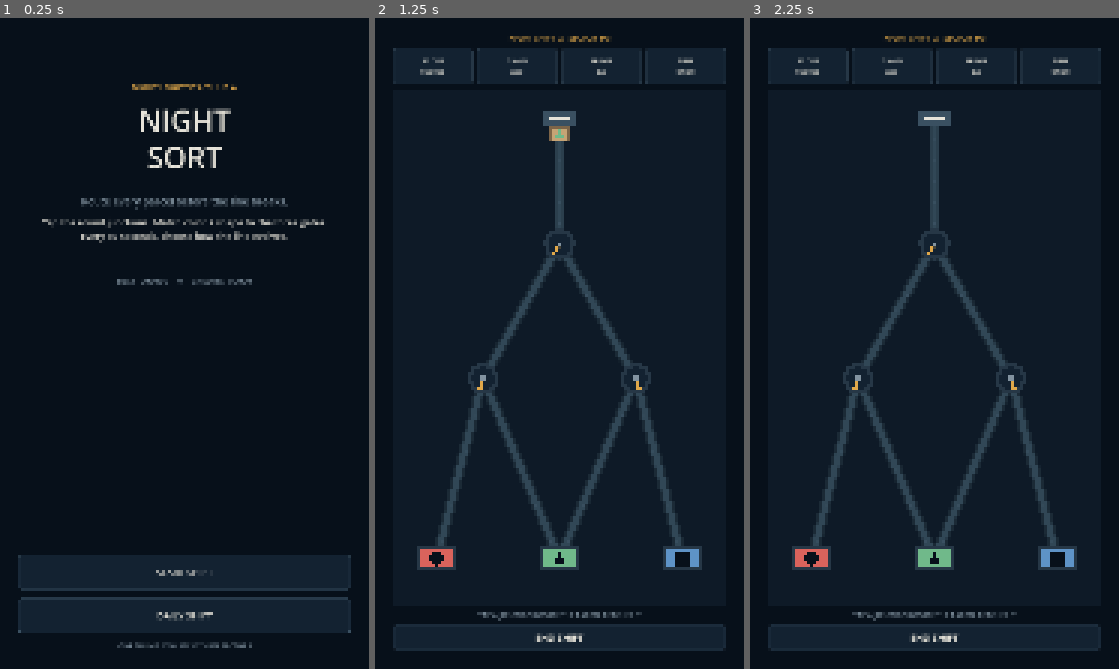
Above: before the commit, frames 1-3 (left to right).
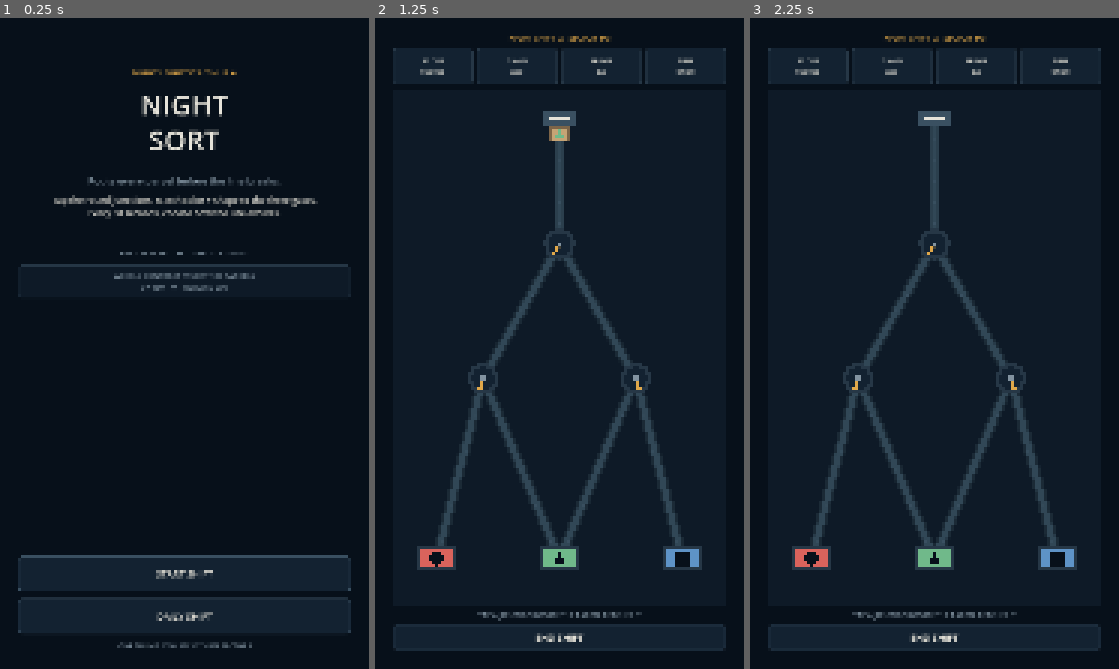
Above: after the commit, the same moments.

Repository: linkovme/night-sort
Game: Godot game, scene res://scenes/main.tscn
Same seed, same stepped clock (60 frames per second), same inputs: the game is played once before the commit and once after it.
Inputs:
- Up to frame 1 (0.25 s): no input
- Up to frame 2 (1.25 s): click "START SHIFT" at 0.5 s
- Up to frame 3 (2.25 s): click "END SHIFT" at 1.25 s; click "START SHIFT" at 2 s

The runs differ from the first frame. In frame 1, 5.8% of the frame differs, in the area x 4-96%, y 7-93%; in frame 2, nothing differs; in frame 3, nothing differs.

Commit message:
feat: add rotating weekly contracts

Diff:
--- a/game/scripts/main.gd
+++ b/game/scripts/main.gd
@@ -1,6 +1,8 @@
 extends Control
 
 enum ScreenState { MENU, RUN, RESULTS }
+
+const CONTRACT_BONUS := 500
 
 var save_data: Dictionary
 var current_state := ScreenState.MENU
@@ -9,6 +11,7 @@
 var last_delivered := 0
 var last_mistakes := 0
 var last_completed := false
+var last_contract_bonus := 0
 var run_phase := 1
 
 var content: Control
@@ -22,6 +25,8 @@
 
 func _ready() -> void:
 	save_data = SaveStore.load_data()
+	if _ensure_weekly_contract():
+		SaveStore.save_data(save_data)
 	_build_shell()
 	_show_menu()
 
@@ -51,22 +56,23 @@
 
 func _show_menu() -> void:
 	current_state = ScreenState.MENU
+	_ensure_weekly_contract()
 	_clear_content()
 
 	var root := VBoxContainer.new()
 	root.set_anchors_and_offsets_preset(Control.PRESET_FULL_RECT)
-	root.add_theme_constant_override("separation", 22)
+	root.add_theme_constant_override("separation", 20)
 	content.add_child(root)
 
 	var spacer_top := Control.new()
-	spacer_top.custom_minimum_size.y = 120
+	spacer_top.custom_minimum_size.y = 80
 	root.add_child(spacer_top)
 
 	var kicker := _label("NIGHT LOGISTICS // HUB A", 24, NightTheme.AMBER)
 	kicker.horizontal_alignment = HORIZONTAL_ALIGNMENT_CENTER
 	root.add_child(kicker)
 
-	var title := _label("NIGHT\nSORT", 86, NightTheme.TEXT)
+	var title := _label("NIGHT\nSORT", 82, NightTheme.TEXT)
 	title.horizontal_alignment = HORIZONTAL_ALIGNMENT_CENTER
 	title.add_theme_constant_override("line_spacing", -10)
 	root.add_child(title)
@@ -75,19 +81,19 @@
 	rule.modulate = NightTheme.STEEL_LIGHT
 	root.add_child(rule)
 
-	var subtitle := _label("Route every parcel before the line breaks.", 30, NightTheme.TEXT_DIM)
+	var subtitle := _label("Route every parcel before the line breaks.", 28, NightTheme.TEXT_DIM)
 	subtitle.horizontal_alignment = HORIZONTAL_ALIGNMENT_CENTER
 	subtitle.autowrap_mode = TextServer.AUTOWRAP_WORD_SMART
 	root.add_child(subtitle)
 
 	var instruction := _label(
 		"Tap the round junctions. Match color + shape to the three gates.\nEvery 30 seconds, choose how the line evolves.",
-		27,
+		25,
 		NightTheme.TEXT
 	)
 	instruction.horizontal_alignment = HORIZONTAL_ALIGNMENT_CENTER
 	instruction.autowrap_mode = TextServer.AUTOWRAP_WORD_SMART
-	instruction.custom_minimum_size.y = 150
+	instruction.custom_minimum_size.y = 135
 	root.add_child(instruction)
 
 	var stats := _label(
@@ -95,11 +101,29 @@
 			int(save_data["best_score"]),
 			int(save_data["total_credits"])
 		],
-		24,
+		23,
 		NightTheme.TEXT_DIM
 	)
 	stats.horizontal_alignment = HORIZONTAL_ALIGNMENT_CENTER
 	root.add_child(stats)
+
+	var contract_panel := PanelContainer.new()
+	var contract_style := StyleBoxFlat.new()
+	contract_style.bg_color = NightTheme.PANEL
+	contract_style.border_color = NightTheme.STEEL
+	contract_style.set_border_width_all(2)
+	contract_style.corner_radius_top_left = 8
+	contract_style.corner_radius_top_right = 8
+	contract_style.corner_radius_bottom_left = 8
+	contract_style.corner_radius_bottom_right = 8
+	contract_panel.add_theme_stylebox_override("panel", contract_style)
+	root.add_child(contract_panel)
+
+	var contract_label := _label(_contract_status_text(), 21, NightTheme.TEXT_DIM)
+	contract_label.horizontal_alignment = HORIZONTAL_ALIGNMENT_CENTER
+	contract_label.vertical_alignment = VERTICAL_ALIGNMENT_CENTER
+	contract_label.custom_minimum_size.y = 92
+	contract_panel.add_child(contract_label)
 
 	var spacer := Control.new()
 	spacer.size_flags_vertical = Control.SIZE_EXPAND_FILL
@@ -282,6 +306,11 @@
 	save_data["best_score"] = maxi(int(save_data["best_score"]), final_score)
 	if current_mode == "daily":
 		save_data["daily_best"] = maxi(int(save_data["daily_best"]), final_score)
+
+	last_contract_bonus = _update_weekly_contract(final_score, delivered)
+	if last_contract_bonus > 0:
+		save_data["total_credits"] = int(save_data["total_credits"]) + last_contract_bonus
+
 	SaveStore.save_data(save_data)
 	_show_results(earned)
 
@@ -295,7 +324,7 @@
 	content.add_child(root)
 
 	var spacer_top := Control.new()
-	spacer_top.custom_minimum_size.y = 190
+	spacer_top.custom_minimum_size.y = 150
 	root.add_child(spacer_top)
 
 	var status_text := "SHIFT COMPLETE" if last_completed else "LINE STOPPED"
@@ -312,18 +341,18 @@
 	big_score.horizontal_alignment = HORIZONTAL_ALIGNMENT_CENTER
 	root.add_child(big_score)
 
-	var summary := _label(
-		"SORTED  %03d\nERRORS  %d\nCREDITS  +%d\nBEST  %06d" % [
-			last_delivered,
-			last_mistakes,
-			earned,
-			int(save_data["best_score"])
-		],
-		30,
-		NightTheme.TEXT_DIM
-	)
+	var summary_text := "SORTED  %03d\nERRORS  %d\nCREDITS  +%d\nBEST  %06d" % [
+		last_delivered,
+		last_mistakes,
+		earned,
+		int(save_data["best_score"])
+	]
+	if last_contract_bonus > 0:
+		summary_text += "\nWEEKLY BONUS  +%d" % last_contract_bonus
+
+	var summary := _label(summary_text, 29, NightTheme.TEXT_DIM)
 	summary.horizontal_alignment = HORIZONTAL_ALIGNMENT_CENTER
-	summary.add_theme_constant_override("line_spacing", 14)
+	summary.add_theme_constant_override("line_spacing", 12)
 	root.add_child(summary)
 
 	var spacer := Control.new()
@@ -346,6 +375,74 @@
 	footer.horizontal_alignment = HORIZONTAL_ALIGNMENT_CENTER
 	footer.autowrap_mode = TextServer.AUTOWRAP_WORD_SMART
 	root.add_child(footer)
+
+func _weekly_key() -> int:
+	var unix_time := Time.get_unix_time_from_system()
+	return int((unix_time + 259200.0) / 604800.0)
+
+func _contract_definition() -> Dictionary:
+	match _weekly_key() % 3:
+		0:
+			return {
+				"kind": "deliver",
+				"title": "SORT 180 PARCELS",
+				"goal": 180
+			}
+		1:
+			return {
+				"kind": "runs",
+				"title": "COMPLETE 8 SHIFTS",
+				"goal": 8
+			}
+		_:
+			return {
+				"kind": "score",
+				"title": "EARN 75,000 SCORE",
+				"goal": 75000
+			}
+
+func _ensure_weekly_contract() -> bool:
+	var key := _weekly_key()
+	if int(save_data.get("contract_week", -1)) == key:
+		return false
+	save_data["contract_week"] = key
+	save_data["contract_progress"] = 0
+	save_data["contract_claimed"] = false
+	return true
+
+func _contract_status_text() -> String:
+	var definition := _contract_definition()
+	if bool(save_data["contract_claimed"]):
+		return "WEEKLY CONTRACT // COMPLETE\n%d CREDIT BONUS COLLECTED" % CONTRACT_BONUS
+	var progress := int(save_data["contract_progress"])
+	var goal := int(definition["goal"])
+	return "WEEKLY CONTRACT // %s\n%d / %d    //    REWARD %d" % [
+		String(definition["title"]),
+		mini(progress, goal),
+		goal,
+		CONTRACT_BONUS
+	]
+
+func _update_weekly_contract(final_score: int, delivered: int) -> int:
+	_ensure_weekly_contract()
+	if bool(save_data["contract_claimed"]):
+		return 0
+
+	var definition := _contract_definition()
+	var progress := int(save_data["contract_progress"])
+	match String(definition["kind"]):
+		"deliver":
+			progress += delivered
+		"runs":
+			progress += 1
+		"score":
+			progress += final_score
+
+	save_data["contract_progress"] = progress
+	if progress >= int(definition["goal"]):
+		save_data["contract_claimed"] = true
+		return CONTRACT_BONUS
+	return 0
 
 func _label(text_value: String, font_size: int, color: Color) -> Label:
 	var label := Label.new()
